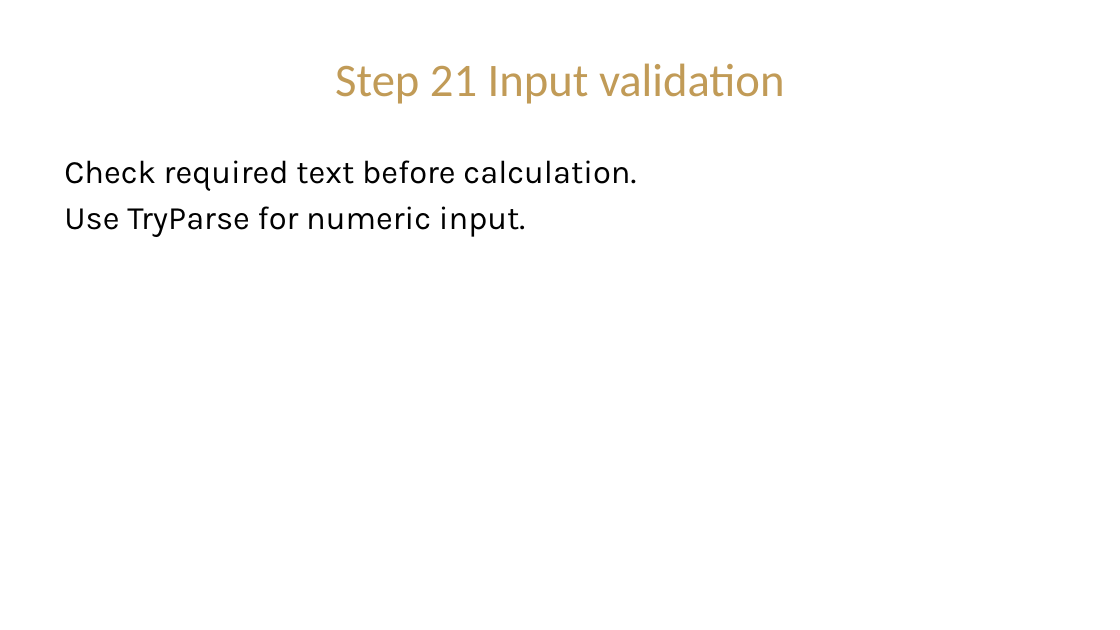
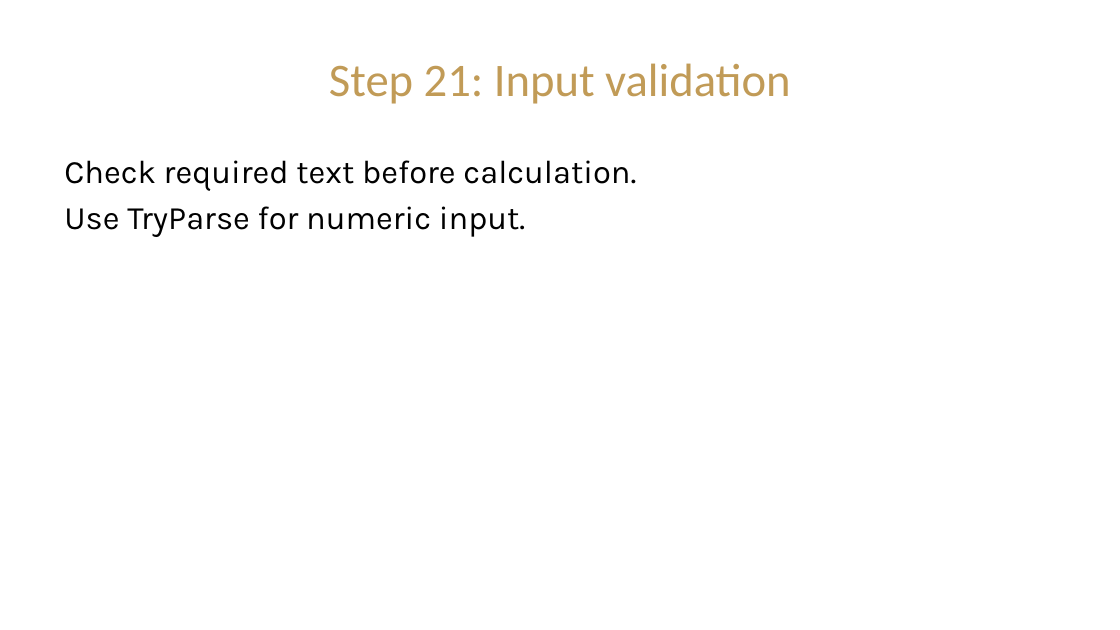
Before and after one commit to CIST-2220-Fall-2026/ProjectCostEstimator-RJG, a slide deck: slide 15 of Presentations/Module_1_Build_the_IoT_Estimator_Presentation.pptx (slide 13 before the commit). Drawn at 1120x630 pixels with LibreOffice and Linux fonts; fonts in the diff are those of the drawing; background and template pictures are left out. Boxes give left, top, right and bottom in pixels: in the first picture for what was removed or moved away, otherwise in the second. Text is boxed around its words. In the diff, an @@ line names an element or a change of style, - is before the commit and + after.

```diff
--- a/Presentations/Module_1_Build_the_IoT_Estimator_Presentation.pptx
+++ b/Presentations/Module_1_Build_the_IoT_Estimator_Presentation.pptx
@@ title at box(329, 63, 790, 104): text changed @@
-Step 21 Input validation
+Step 21: Input validation
```
Also in this commit, not shown: 12 other slides changed, 4 slides added, 1 slide removed, 11 other files.
